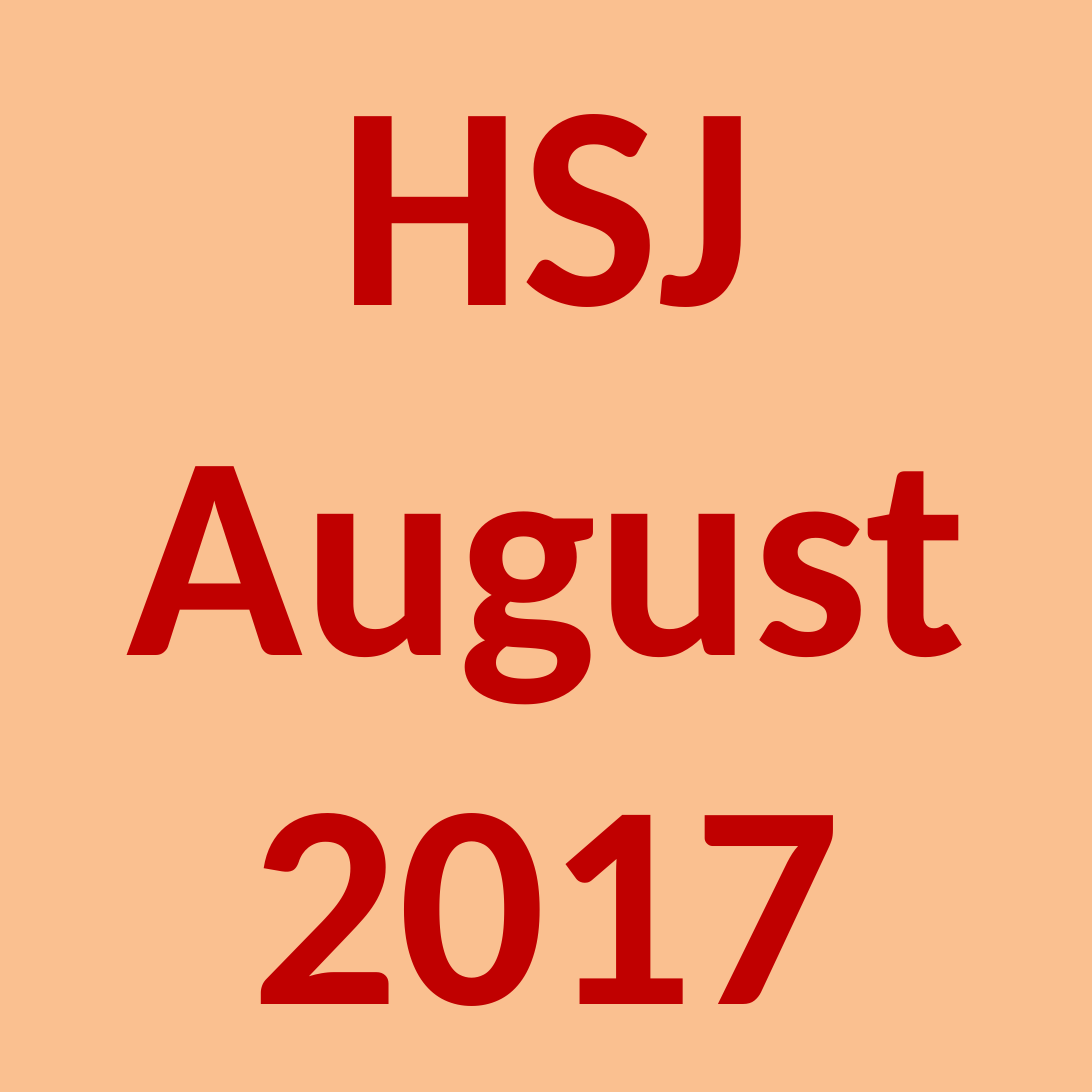
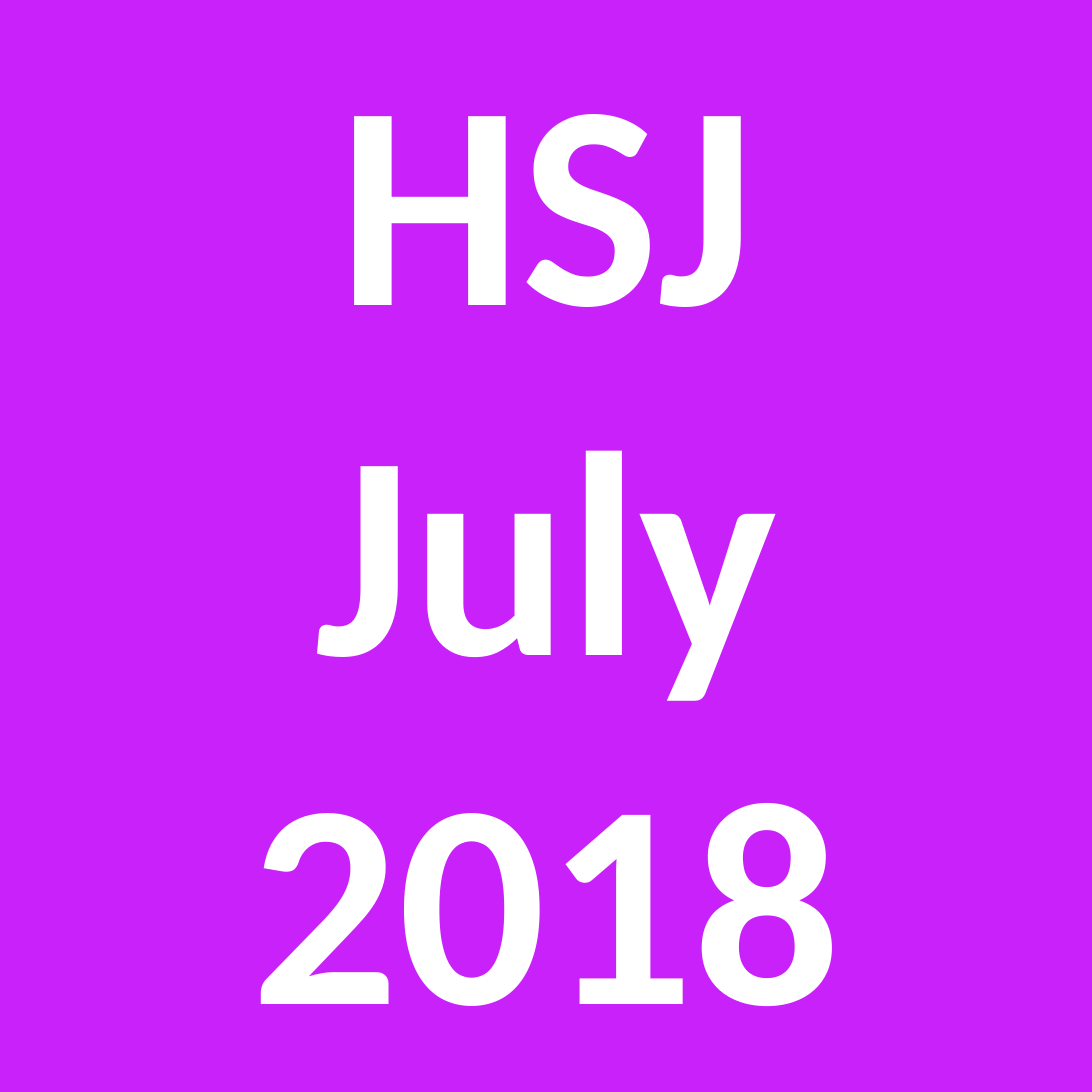
Before and after one commit to hardlystrictlyjerry/hardlystrictlyjerry.github.io, a slide deck: slide 2 of resources/soundcloud.pptx. Drawn at 1092x1092 pixels with LibreOffice and Linux fonts; fonts in the diff are those of the drawing. Boxes give left, top, right and bottom in pixels: in the first picture for what was removed or moved away, otherwise in the second. Text is boxed around its words. In the diff, an @@ line names an element or a change of style, - is before the commit and + after.

```diff
--- a/resources/soundcloud.pptx
+++ b/resources/soundcloud.pptx
@@ background #FAC090 to #C921FA @@
@@ title at (252, 114, 841, 1006): text changed; text colour #C00000 to #FFFFFF @@
-HSJ
-August
-2017
+HSJ
+July
+2018
```
Also in this commit, not shown: 2 other files.
